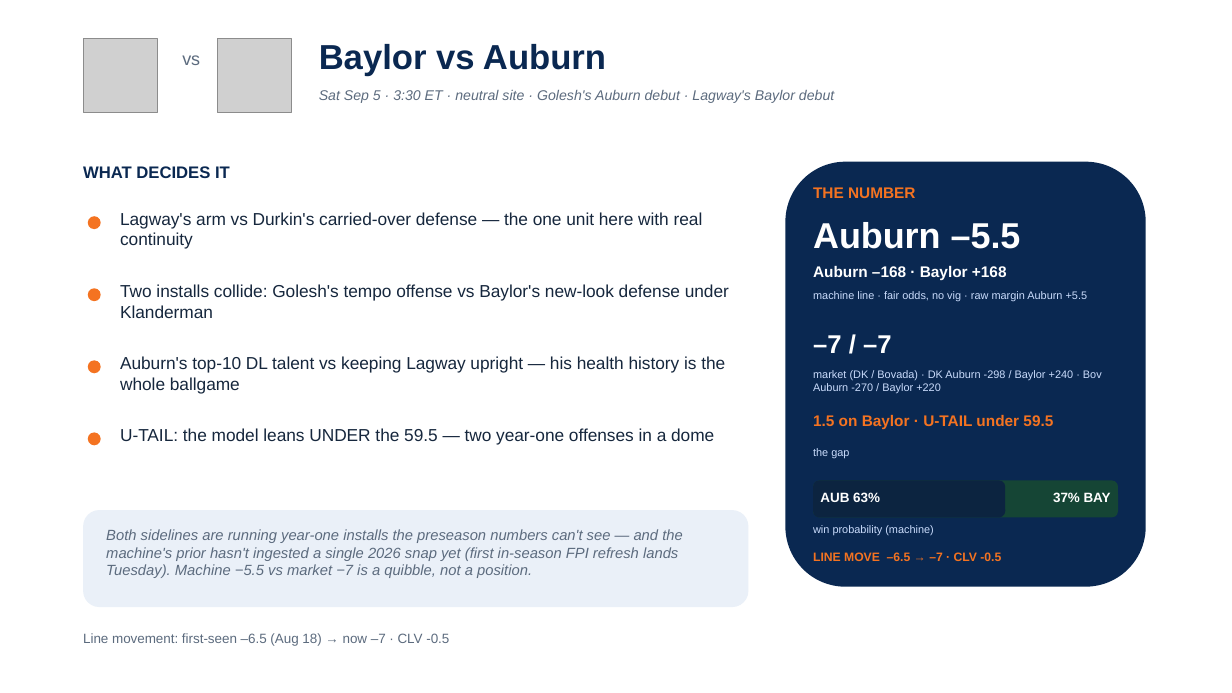
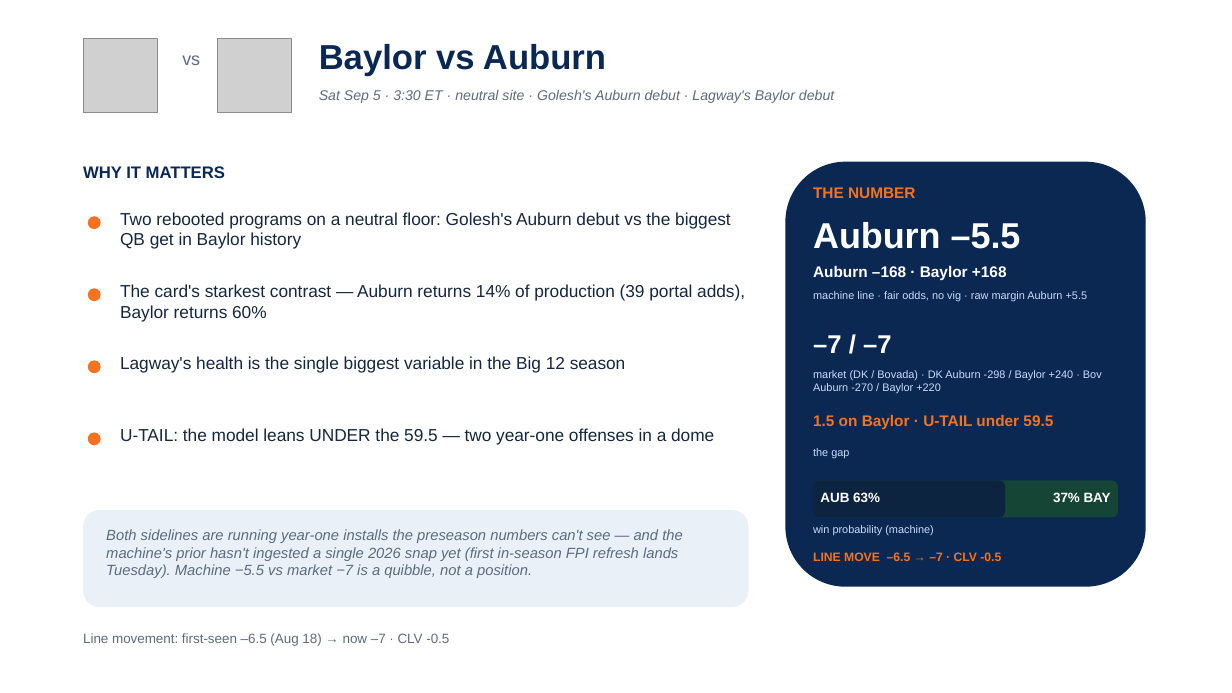
Before and after one commit to lucasalvarezflorida-lab/ncaa-fbs-analytics, a slide deck: slide 3 of decks/2026_Week1_Episode2.pptx. Drawn at 1232x693 pixels with LibreOffice and Linux fonts; fonts in the diff are those of the drawing; grey boxes stand for pictures. Boxes give left, top, right and bottom in pixels: in the first picture for what was removed or moved away, otherwise in the second. Text is boxed around its words. In the diff, an @@ line names an element or a change of style, - is before the commit and + after.

```diff
--- a/decks/2026_Week1_Episode2.pptx
+++ b/decks/2026_Week1_Episode2.pptx
@@ text at [83,166,225,178]: text changed @@
-WHAT DECIDES IT
+WHY IT MATTERS
@@ text at [120,212,731,249]: text changed @@
-Lagway's arm vs Durkin's carried-over defense — the one unit here with real continuity
+Two rebooted programs on a neutral floor: Golesh's Auburn debut vs the biggest QB get in Baylor history
@@ text at [120,284,745,321]: text changed @@
-Two installs collide: Golesh's tempo offense vs Baylor's new-look defense under Klanderman
+The card's starkest contrast — Auburn returns 14% of production (39 portal adds), Baylor returns 60%
@@ text at [120,356,626,373]: text changed @@
-Auburn's top-10 DL talent vs keeping Lagway upright — his health history is the whole ballgame
+Lagway's health is the single biggest variable in the Big 12 season
```
Also in this commit, not shown: 14 other slides changed, 1 other file.
